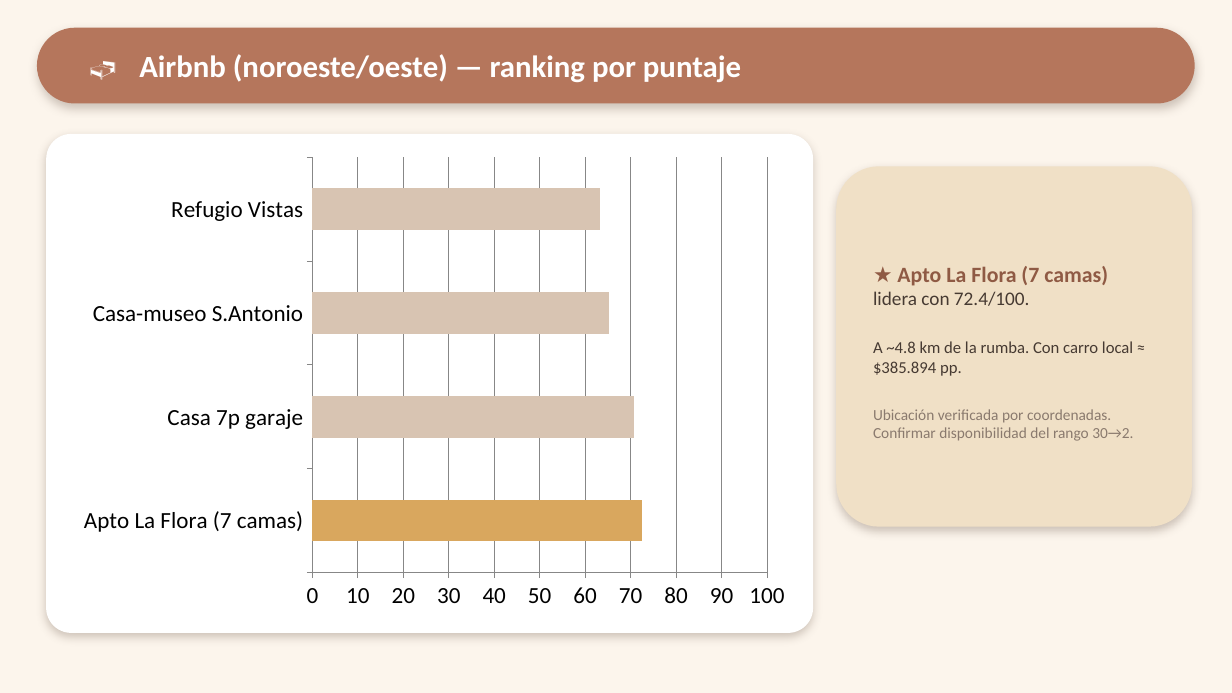
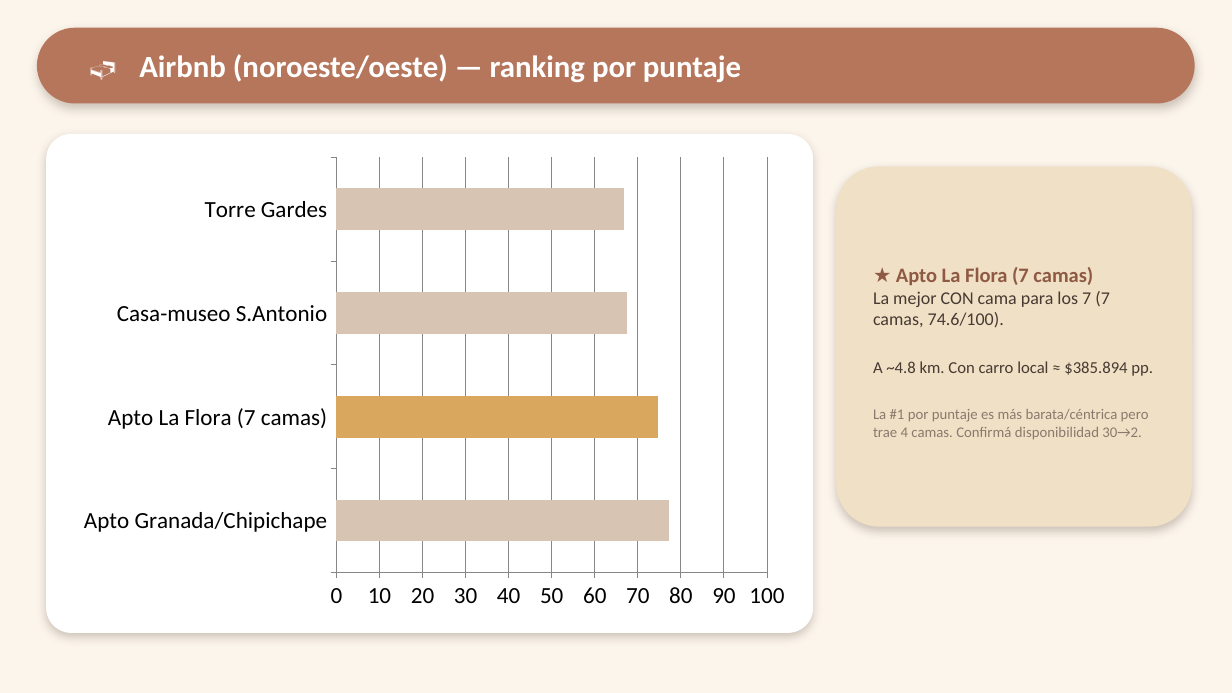
Before and after one commit to ClearNote97/paseo-mini-boom-en-cali, a slide deck: slide 7 of output/Mini-Boom-en-Cali_Presentacion.pptx. Drawn at 1232x693 pixels with LibreOffice and Linux fonts; fonts in the diff are those of the drawing. Boxes give left, top, right and bottom in pixels: in the first picture for what was removed or moved away, otherwise in the second. Text is boxed around its words. In the diff, an @@ line names an element or a change of style, - is before the commit and + after.

Commit message:
Airbnb v5: saca Casa 7p (fea) y Refugio (dispo/cara), suma 2 del noroeste; ★ = mejor con cama
- El usuario descartó Casa 7p garaje (poco atractiva) y Refugio Vistas (noches no disponibles
  + cara). Van a descartes con su razón.
- Promovidas las dos mejores del noroeste que quedaban: Apto Granada/Chipichape (~1,8 km, la
  más céntrica y barata) y Torre Gardes (~3 km, piscina, 4 baños, 5.0). Set de 4.
- La ★ ya no es la de mayor puntaje sino la mejor CON cama para los 7 (camas>=5): La Flora
  (7 camas). La #1 por puntaje (Granada/Chipichape, 77.2) es más barata/céntrica pero 4 camas;
  se explica el matiz en informe/PDF/tarjeta del gráfico.
- Normalización de precio dentro del set, pero con 4 ítems (con 2 casi iguales se distorsionaba).
- Actualiza D-005 (v5).

```diff
--- a/output/Mini-Boom-en-Cali_Presentacion.pptx
+++ b/output/Mini-Boom-en-Cali_Presentacion.pptx
@@ bar chart at (69, 148, 799, 619) @@
-categories: Apto La Flora (7 camas), Casa 7p garaje, Casa-museo S.Antonio, Refugio Vistas
+categories: Apto Granada/Chipichape, Apto La Flora (7 camas), Casa-museo S.Antonio, Torre Gardes
-Series 1: 72, 71, 65, 63
+Series 1: 77, 75, 68, 67
@@ colours of single points changed @@
@@ text at (896, 267, 1093, 285): size 17 to 16 pt in "★ Apto La Flora (7 camas)" @@
@@ text at (873, 291, 1153, 439): text changed; size 12 to 11.5 pt @@
-lidera con 72.4/100.
-A ~4.8 km de la rumba. Con carro local ≈ $385.894 pp.
-Ubicación verificada por coordenadas. Confirmar disponibilidad del rango 30→2.
+La mejor CON cama para los 7 (7 camas, 74.6/100).
+A ~4.8 km. Con carro local ≈ $385.894 pp.
+La #1 por puntaje es más barata/céntrica pero trae 4 camas. Confirmá disponibilidad 30→2.
```
Also in this commit, not shown: 1 other slide changed, 5 other files.
